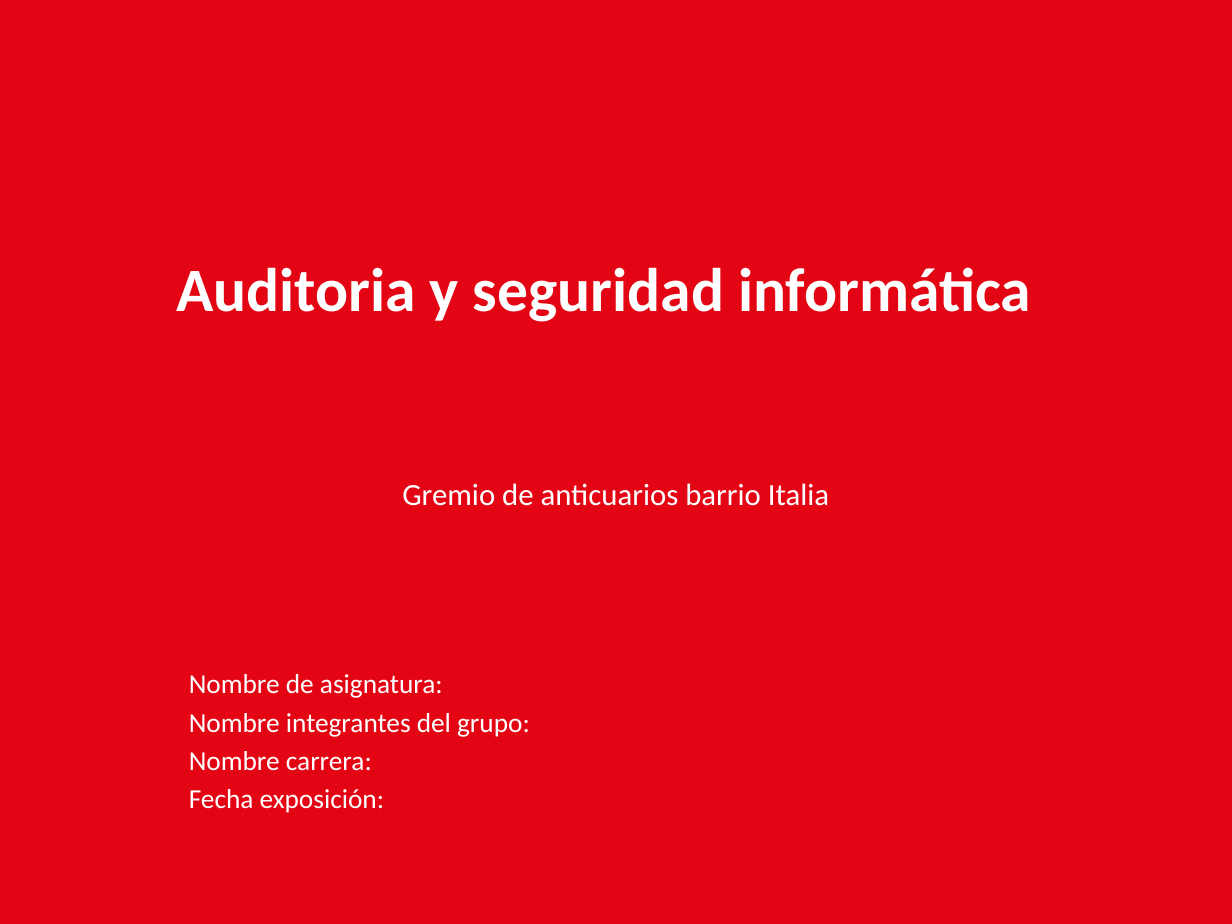
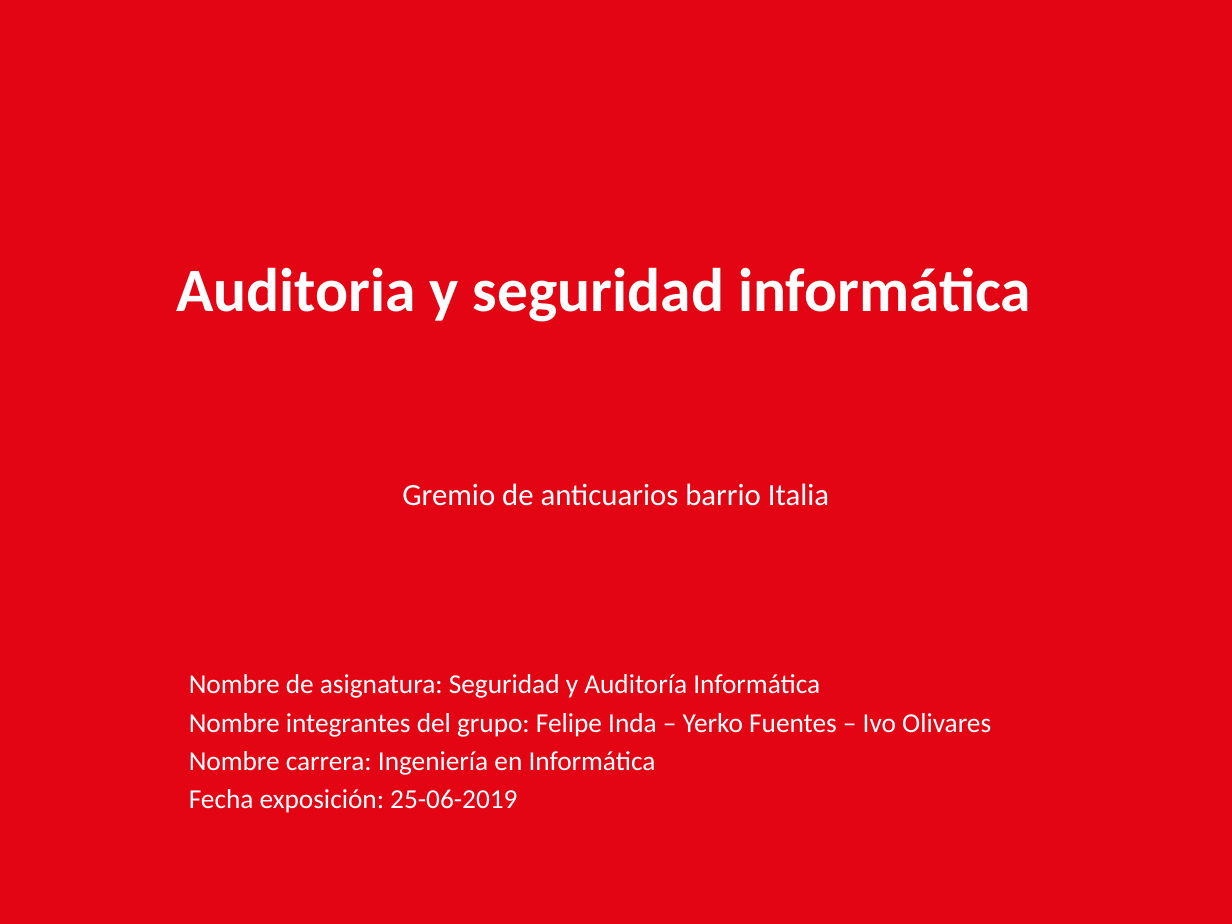
Before and after one commit to AdNNNN/inacap.2019, a slide deck: slide 1 of trabajos.inacap.2019/Seguridad y auditoria informática/Unidad 3/Planilla Editable.pptx. Drawn at 1232x924 pixels with LibreOffice and Linux fonts; fonts in the diff are those of the drawing; background and template pictures are left out. Boxes give left, top, right and bottom in pixels: in the first picture for what was removed or moved away, otherwise in the second. Text is boxed around its words. In the diff, an @@ line names an element or a change of style, - is before the commit and + after.

Commit message:
Subida PPT Auditoría

```diff
--- a/trabajos.inacap.2019/Seguridad y auditoria informática/Unidad 3/Planilla Editable.pptx
+++ b/trabajos.inacap.2019/Seguridad y auditoria informática/Unidad 3/Planilla Editable.pptx
@@ text at <box>189,674,991,813</box>: text changed @@
-Nombre de asignatura:
-Nombre integrantes del grupo:
-Nombre carrera:
-Fecha exposición:
+Nombre de asignatura: Seguridad y Auditoría Informática
+Nombre integrantes del grupo: Felipe Inda – Yerko Fuentes – Ivo Olivares
+Nombre carrera: Ingeniería en Informática
+Fecha exposición: 25-06-2019
```
Also in this commit, not shown: 2 other slides changed, 10 slides added, 6 slides removed, 12 other files.
